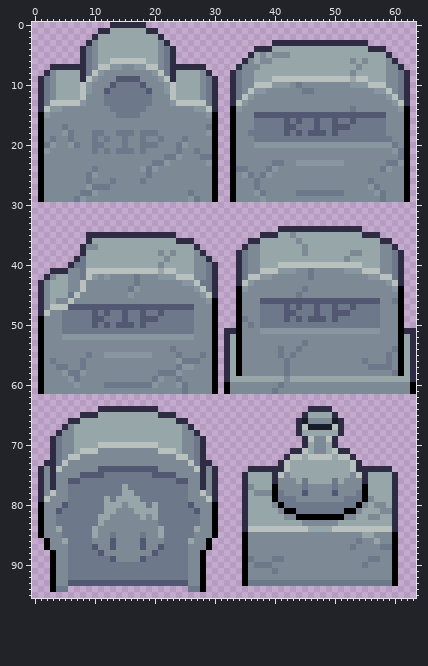
Edited in one commit: sprite sheet (Assets/Tilesets/Gravestones.png). That is the earlier state.
The file is 64x96 pixels.
After the commit:
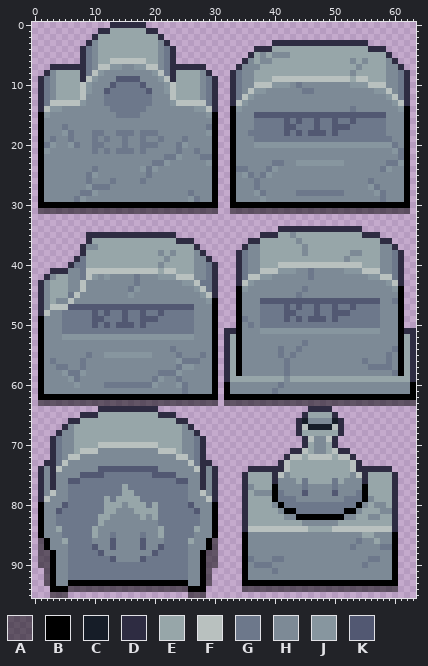
Palette (. is transparent): A #00000080  B #000000  C #161d28  D #2e2c42  E #97a6a9  F #b9c1bf  G #6d788b  H #7d8a96  J #87969f  K #525872
What changed:
y 30: x 1..30 .............................. -> BBBBBBBBBBBBBBBBBBBBBBBBBBBBBB; x 33..62 .............................. -> BBBBBBBBBBBBBBBBBBBBBBBBBBBBBB
y 31: x 1..30 .............................. -> AAAAAAAAAAAAAAAAAAAAAAAAAAAAAA; x 33..62 .............................. -> AAAAAAAAAAAAAAAAAAAAAAAAAAAAAA
y 62: x 1..30 .............................. -> BBBBBBBBBBBBBBBBBBBBBBBBBBBBBB; x 32..63 ................................ -> BBBBBBBBBBBBBBBBBBBBBBBBBBBBBBBB
y 63: x 1..30 .............................. -> AAAAAAAAAAAAAAAAAAAAAAAAAAAAAA; x 32..63 ................................ -> AAAAAAAAAAAAAAAAAAAAAAAAAAAAAAAA
y 86..87: x 1 . -> A; x 30 . -> A
y 88..90: x 1..2 .. -> AA; x 29..30 .. -> AA
y 91..92: x 2 . -> A; x 29 . -> A
y 93: x 2 . -> A; x 6..25 KKKKKKKKKKKKKKKKKKKK -> BBBBBBBBBBBBBBBBBBBB; x 29 . -> A; x 36..59 GGGGGGGGGGGGGGGGGGGGGGGG -> BBBBBBBBBBBBBBBBBBBBBBBB
y 94: x 4..27 GG....................GG -> BBAAAAAAAAAAAAAAAAAAAABB; x 35..60 .......................... -> AAAAAAAAAAAAAAAAAAAAAAAAAA
y 95: x 3..5 ... -> AAA; x 26..28 ... -> AAA
Pixel boxes of the changes (left, top, right, bottom) in both pictures:
added: (38, 202, 410, 214)
added: (38, 394, 416, 406)
changed: (38, 538, 398, 598)
